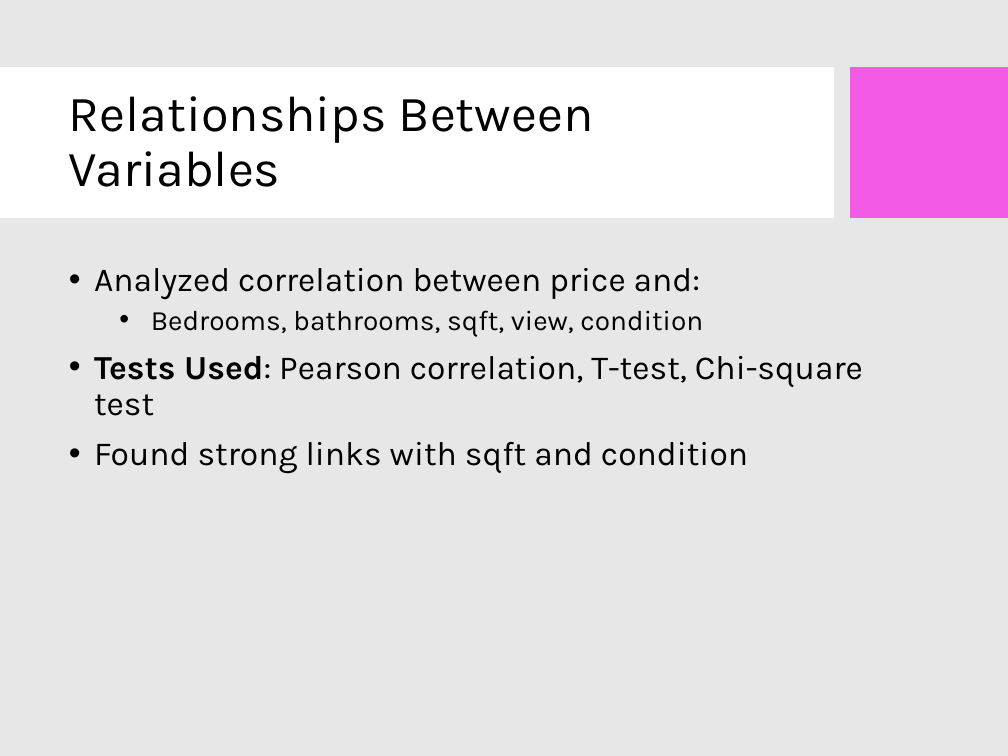
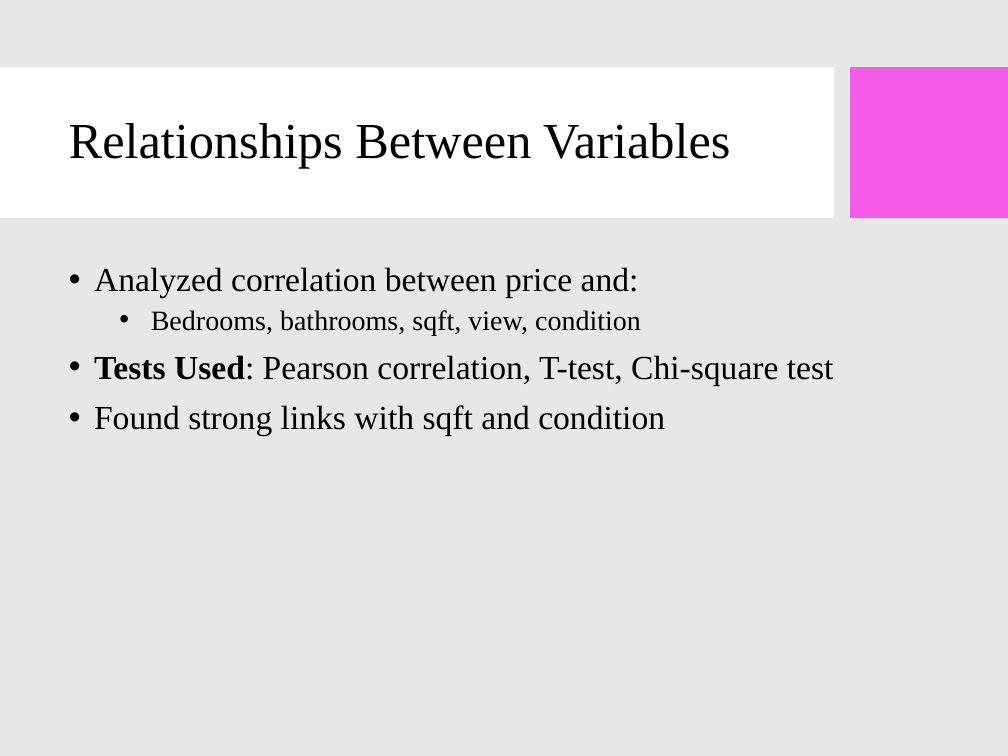
Before and after one commit to Krishna-S-2004/Python-RE, a slide deck: slide 10 of Krishna Housing_EDA_Presentation.pptx. Drawn at 1008x756 pixels with LibreOffice and Linux fonts; fonts in the diff are those of the drawing; background and template pictures are left out. Boxes give left, top, right and bottom in pixels: in the first picture for what was removed or moved away, otherwise in the second. Text is boxed around its words. In the diff, an @@ line names an element or a change of style, - is before the commit and + after.

```diff
--- a/Krishna Housing_EDA_Presentation.pptx
+++ b/Krishna Housing_EDA_Presentation.pptx
@@ title "Relationships Between Variables" at [69, 123, 730, 169]: font Karla to Times New Roman @@
@@ text "Analyzed correlation between price and:" at [94, 267, 834, 436]: font Karla to Times New Roman @@
```
Also in this commit, not shown: 15 other slides changed.
